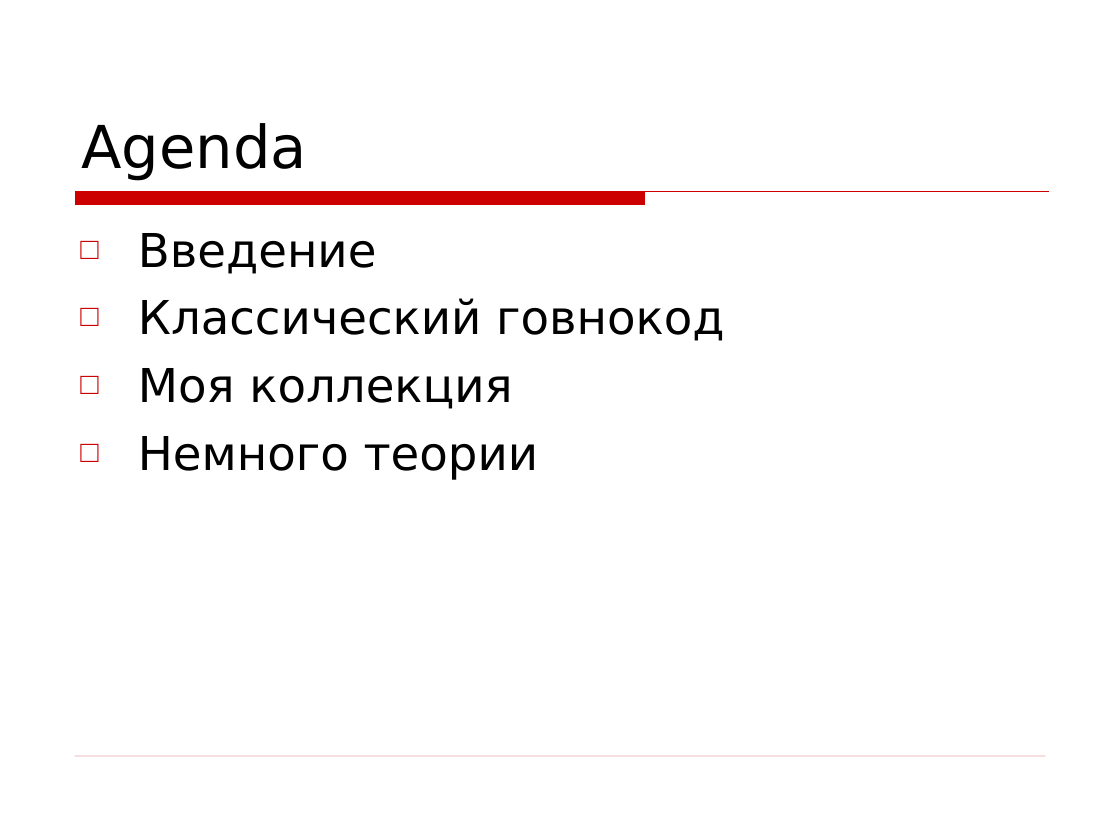
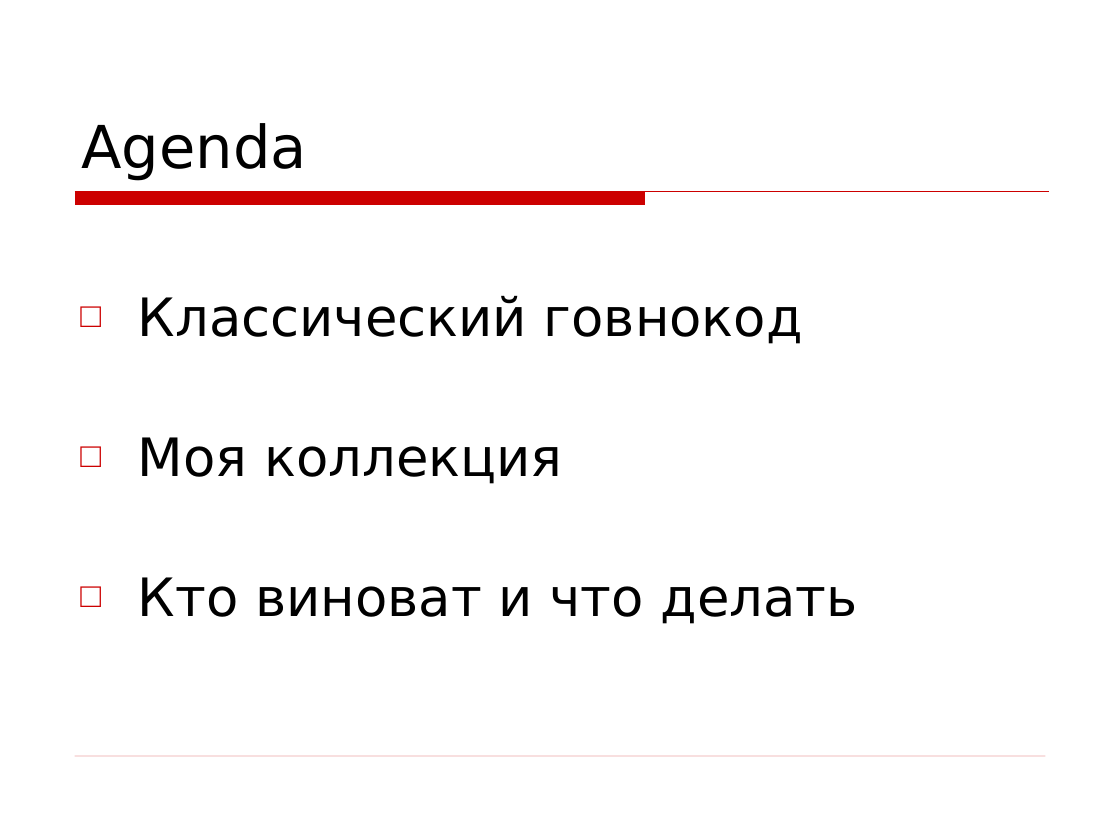
Before and after one commit to asolntsev/presentations, a slide deck: slide 3 of wtf-code/WTF_code.jug-lv.ru.ppt. Drawn at 1120x840 pixels with LibreOffice and Linux fonts; fonts in the diff are those of the drawing; background and template pictures are left out. Boxes give left, top, right and bottom in pixels: in the first picture for what was removed or moved away, otherwise in the second. Text is boxed around its words. In the diff, an @@ line names an element or a change of style, - is before the commit and + after.

```diff
--- a/wtf-code/WTF_code.jug-lv.ru.ppt
+++ b/wtf-code/WTF_code.jug-lv.ru.ppt
@@ text at <box>138,233,377,274</box>: paragraph removed @@
-□ Введение
@@ text at <box>138,295,803,484</box>: size 30 to 34 pt in "Классический говнокод", "Моя коллекция"; line spacing 1 to 2; more space between paragraphs @@
@@ text at <box>138,577,858,624</box>: text changed; size 30 to 34 pt @@
-□ Немного теории
+□ Кто виноват и что делать
```
Also in this commit, not shown: 10 other slides changed, 26 slides removed, 1 other file.
